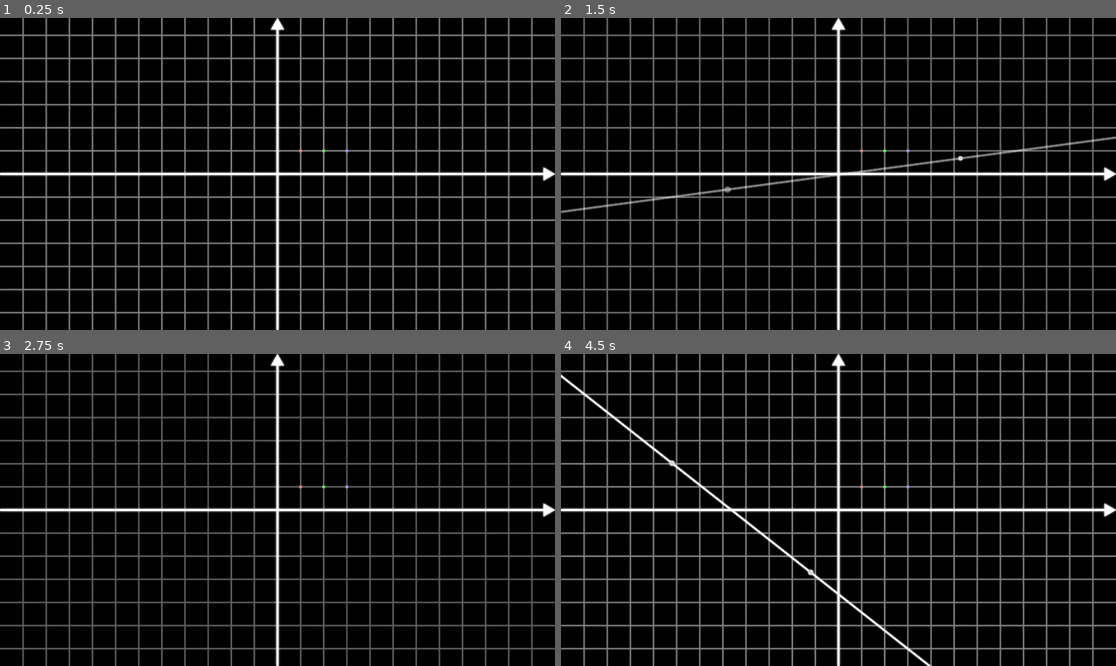
Above: before the commit, frames 1-4 (two rows, left to right).
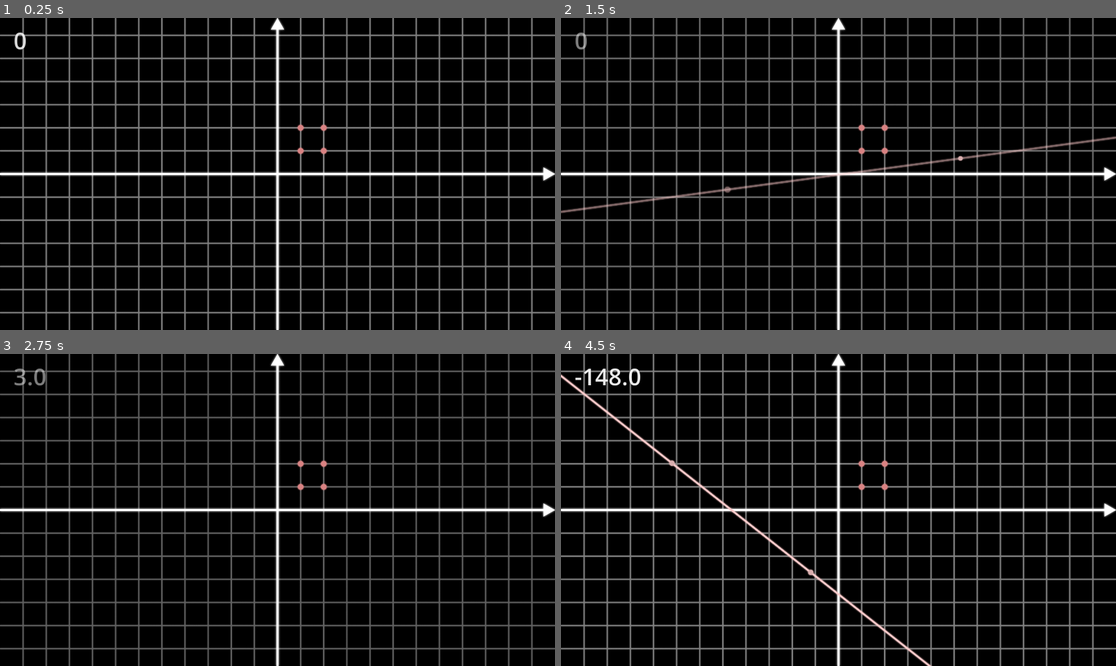
Above: after the commit, the same moments.

Repository: WorldBestClub/SLR
Game: Godot game, scene res://Game/game.tscn
Same seed, same stepped clock (60 frames per second), same inputs: the game is played once before the commit and once after it. The project has no main scene, so this scene is started directly.
Inputs (mouse positions are in pixels of both pictures, inside the frame that each line leads up to):
- Up to frame 1 (0.25 s): no input
- Up to frame 2 (1.5 s): move the mouse to (960, 158) at 0.52 s; hold 0 0.53-1.28 s; click (960, 158) at 0.6 s; tap Enter at 1.25 s; move the mouse to (727, 189) at 1.27 s; tap 0 at 1.35 s
- Up to frame 3 (2.75 s): click (166, 525) at 1.55 s; move the mouse to (333, 441) at 2.02 s; hold 0 from 2.03 s (still down); click (333, 441) at 2.1 s
- Up to frame 4 (4.5 s): tap Space at 2.75 s; move the mouse to (810, 572) at 2.77 s; release 0 at 2.78 s; right-click (810, 572) at 2.85 s; click (810, 572) at 3.05 s; move the mouse to (1005, 556) at 3.52 s; hold 0 3.53-4.28 s; tap Enter at 4.25 s; move the mouse to (672, 463) at 4.27 s; click (672, 463) at 4.35 s

The runs differ from the first frame. In frame 1, 0.2% of the frame differs, in the area x 2-63%, y 4-44%; in frame 2, 0.6%; in frame 3, 0.2%; in frame 4, 0.9%, in the area x 0-67%, y 4-100%.

Commit message:
점 찍기 (9/22)

Diff:
--- /dev/null
+++ b/Game/backend.gd
@@ -0,0 +1,20 @@
+extends Node2D
+
+var score = 0
+
+# Called when the node enters the scene tree for the first time.
+func _ready():
+	pass # Replace with function body.
+
+
+# Called every frame. 'delta' is the elapsed time since the previous frame.
+func _process(_delta):
+	if (get_parent().get_child(4) != null):
+		if (get_parent().get_child(4).modulate.a > 0.5):
+			get_parent().get_child(4).modulate.a -= 0.01
+
+
+func _on_points_score_change(changed):
+	Backend.score += changed
+	get_parent().get_child(4).text = str(round(Backend.score))
+	get_parent().get_child(4).modulate.a = 1
--- a/Game/game.gd
+++ b/Game/game.gd
@@ -13,8 +13,6 @@
 			$Xyz/Coord.modulate.a += 0.25/60
 			await get_tree().create_timer(1.0/60).timeout
 
-
-
 # Called every frame. 'delta' is the elapsed time since the previous frame.
 func _process(_delta):
 	pass
--- a/Game/game.tscn
+++ b/Game/game.tscn
@@ -7,6 +7,19 @@
 [ext_resource type="Script" uid="uid://b0efjt82kj6fh" path="res://Game/points.gd" id="4_oomkl"]
 [ext_resource type="Script" uid="uid://baohsykxu78ig" path="res://Game/line.gd" id="5_fwxkx"]
 [ext_resource type="Texture2D" uid="uid://ca0mtrs3cqs4l" path="res://Game/Objects/LLine.png" id="5_qmv3x"]
+[ext_resource type="Script" uid="uid://ddceehe6yhsf3" path="res://Game/backend.gd" id="8_buohc"]
+
+[sub_resource type="LabelSettings" id="LabelSettings_buohc"]
+font_size = 80
+stacked_outline_count = 4
+stacked_outline_0/size = 1
+stacked_outline_0/color = Color(0, 0, 0, 0.24705882)
+stacked_outline_1/size = 1
+stacked_outline_1/color = Color(0, 0, 0, 0.24705882)
+stacked_outline_2/size = 1
+stacked_outline_2/color = Color(0, 0, 0, 0.24705882)
+stacked_outline_3/size = 1
+stacked_outline_3/color = Color(0, 0, 0, 0.24705882)
 
 [node name="Game" type="Node2D" unique_id=973754319]
 script = ExtResource("1_qmv3x")
@@ -31,20 +44,17 @@
 
 [node name="Red" type="Sprite2D" parent="Xyz/Points" unique_id=2132882869]
 modulate = Color(1, 0.6, 0.6, 1)
-position = Vector2(80, -80)
-scale = Vector2(0.5, 0.5)
+self_modulate = Color(1, 1, 1, 0)
 texture = ExtResource("3_7raqb")
 
 [node name="Green" type="Sprite2D" parent="Xyz/Points" unique_id=1066954764]
 modulate = Color(0.5, 1, 0.5, 1)
-position = Vector2(160, -80)
-scale = Vector2(0.5, 0.5)
+self_modulate = Color(1, 1, 1, 0)
 texture = ExtResource("3_7raqb")
 
 [node name="Blue" type="Sprite2D" parent="Xyz/Points" unique_id=1119204914]
 modulate = Color(0.7, 0.7, 1, 1)
-position = Vector2(240, -80)
-scale = Vector2(0.5, 0.5)
+self_modulate = Color(1, 1, 1, 0)
 texture = ExtResource("3_7raqb")
 
 [node name="Line" type="Sprite2D" parent="." unique_id=1170242383]
@@ -56,4 +66,16 @@
 visible = false
 texture = ExtResource("3_7raqb")
 
+[node name="Backend" type="Node2D" parent="." unique_id=665416439]
+script = ExtResource("8_buohc")
+
+[node name="Score" type="Label" parent="." unique_id=1536018016]
+offset_left = -913.5
+offset_top = -518.0
+offset_right = -789.5
+offset_bottom = -408.0
+text = "0"
+label_settings = SubResource("LabelSettings_buohc")
+
+[connection signal="score_change" from="Xyz/Points" to="Backend" method="_on_points_score_change"]
 [connection signal="drawn" from="Line" to="Xyz/Points" method="_on_line_drawn"]
--- a/Game/line.gd
+++ b/Game/line.gd
@@ -2,6 +2,7 @@
 
 var line = false
 var type = 1
+var color = 0
 signal drawn	# y=ax+b
 
 func _ready():
@@ -11,6 +12,11 @@
 
 # Called every frame. 'delta' is the elapsed time since the previous frame.
 func _process(_delta):
+
+	if Input.is_key_pressed(KEY_0):		# 색깔 바꾸기
+		color = 0
+		modulate.h = 0
+		modulate.s = 0.2
 
 	if (Input.is_action_just_pressed("click_left")):	# 점 하나 찍기 (선 긋기 준비)
 		if (not line and self_modulate.a == 0):
@@ -27,7 +33,7 @@
 
 		elif (line and $Point.modulate.a == 1):			# 두 번째 점 찍기 (선 긋기)
 			line = false
-			drawn.emit(linear(position, get_child(1).global_position))	# y=ax+b
+			drawn.emit(linear(position, get_child(1).global_position), color)	# y=ax+b, 색깔
 			$Point.scale = Vector2(1, 1)
 			self_modulate.a = 1
 			get_child(1).modulate.a = 1
@@ -71,8 +77,8 @@
 			$Point.modulate.a = 1
 			get_child(1).modulate.a = 0.5
 
-func linear(p,q):
+func linear(p,_q):
 	#var a = (-p.y+q.y)/(p.x-q.x)	# y가 위로 올라갈수록 높아짐
-	var a = tan(rotation)
+	var a = -tan(rotation)
 	var b = (-p.y-(a*(p.x)))/80.0	# 화면의 좌표평면의 한 칸은 게임에서 80
 	return Vector2(a, b)
--- a/Game/points.gd
+++ b/Game/points.gd
@@ -1,9 +1,19 @@
 extends Node2D
 
+var colors = [0,1,2]	# (현재 웨이브에서 나타날 수 있는) 점의 색깔
+# 0=빨간색, 1=초록색, 3=파란색
+var numbers = [0,0,0]
+var points = [0,0,0]	# 점의 좌표 (색깔별)
+var allpoints = []		# 전체 점의 좌표 (중복 방지용)
+var LoF = [0,0,0]		# 적합선 (y=ax+b)
+var loss = [0,0,0]	# 손실함수 최솟
 
-# Called when the node enters the scene tree for the first time.
+signal score_change
+
 func _ready():
-	pass # Replace with function body.
+	point(0)
+	#point(1)
+	#point(2)
 
 
 # Called every frame. 'delta' is the elapsed time since the previous frame.
@@ -11,5 +21,46 @@
 	pass
 
 
-func _on_line_drawn(a):
-	print(a)
+func point(color):
+	var origin = get_child(color).duplicate()
+	#var number = randi_range(3, 4)
+	numbers[color] = randi_range(3, 4)
+	var coords = []
+	var pos
+	for i in range(numbers[color]):	# 복제값
+		get_child(color).add_child(origin.duplicate())	# duplicate()를 한 노드는 한 번 추가되면 null이 된다.
+		while ((pos in allpoints) or (pos == null)):	# 중복을 피하기 위함
+			pos = Vector2(randi_range(1, 2),randi_range(1, 2))
+		coords.append(pos)
+		allpoints.append(pos)
+		get_child(color).get_child(i).position = Vector2(80*coords[i].x, -80*coords[i].y)
+		get_child(color).get_child(i).modulate = Color(1.0, 1.0, 1.0, 1.0)
+		get_child(color).get_child(i).self_modulate.a = 1
+	points[color] = coords
+	LoF[color] = find(coords)
+
+	for i in range(numbers[color]):	# 오차의 제곱의 합 찾기
+		loss[color] += ( coords[i].y - ( LoF[color][0]*(coords[i].x) + LoF[color][1] ))**2
+	print("적합선",loss[color])
+
+func find(coords):		# 적합선 찾기
+	var sum = [0,0,0,0]		# 각각 x총합, y총합, xy총합, x^2총합
+	for i in range(len(coords)):
+		sum[0] += coords[i].x
+		sum[1] += coords[i].y
+		sum[2] += coords[i].x * coords[i].y
+		sum[3] += coords[i].x ** 2
+	#적합선
+	var result = [ ((len(coords)*sum[2])-(sum[0]*sum[1]))/((len(coords)*sum[3])-(sum[0]**2)) , ((sum[3]*sum[1])-(sum[0]*sum[2]))/((len(coords)*sum[3])-(sum[0]**2)) ]
+	print("손실의 최솟값",result)
+	return result
+
+
+func _on_line_drawn(equ, col):		# 선이 그어졌을 때
+	print("그은 선",equ)
+	var accuracy = 0
+	for i in range(numbers[col]):
+		accuracy += ( points[col][i].y - ( equ[0]*(points[col][i].x) + equ[1] ))**2
+	print("그은 선의 손실",accuracy)
+	print("가산점",accuracy-loss[col])
+	score_change.emit(loss[col]-accuracy+10)
--- a/project.godot
+++ b/project.godot
@@ -14,6 +14,10 @@
 config/description="SLR"
 config/features=PackedStringArray("4.6", "GL Compatibility")
 config/icon="res://icon.svg"
+
+[autoload]
+
+Backend="*uid://ddceehe6yhsf3"
 
 [display]
 
Not shown, added: Game/backend.gd.uid
